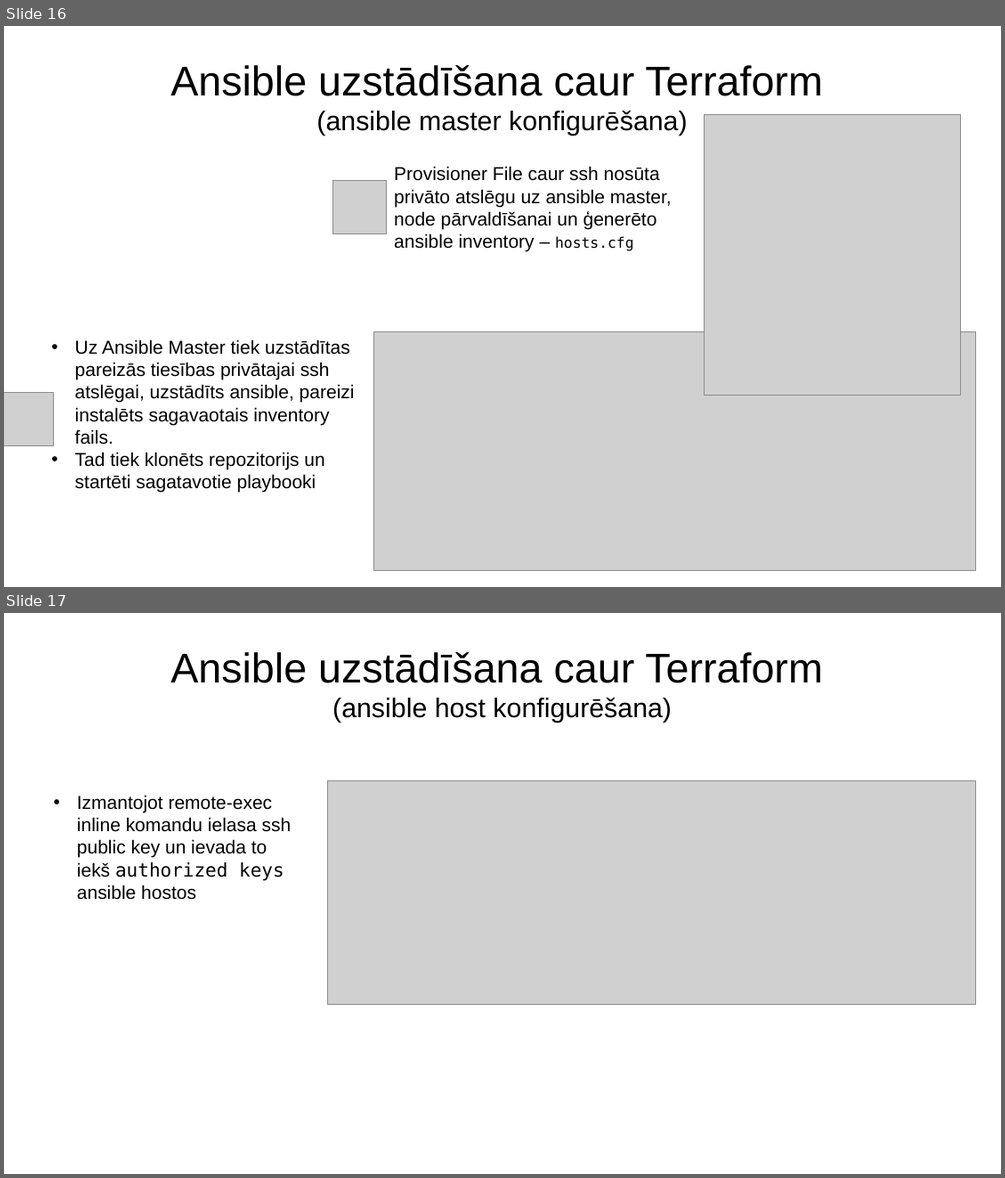
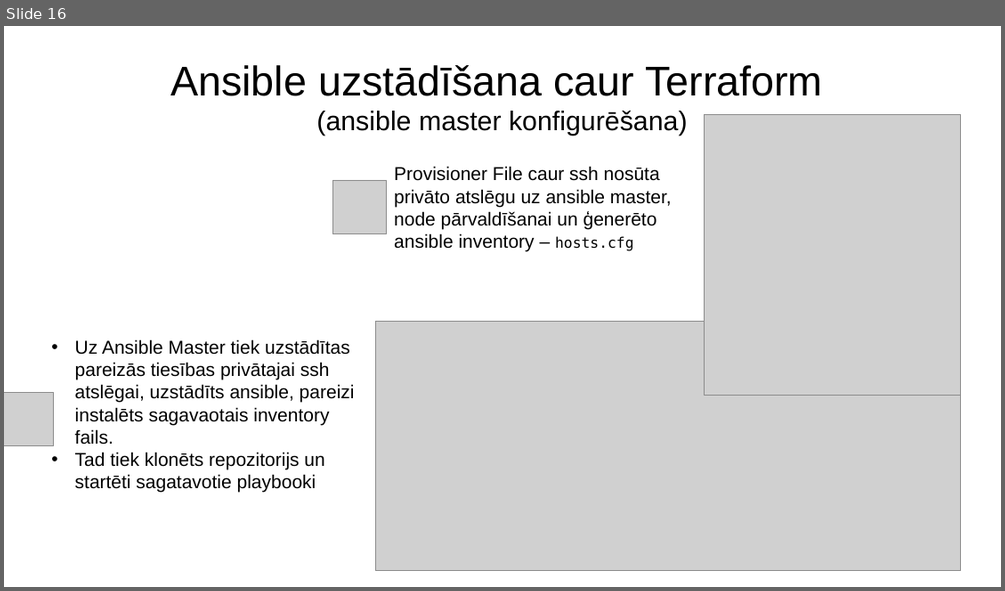
Before and after one commit to DitaGabalina/devops_db_group, a slide deck: docs/Slaidi.2022.07.04_v2.pptx. Shown one above the other, each under a label of ours: slides 16 and 17 before the commit, slide 16 after it. The pictures are 1005x1178 and 1005x591 pixels, drawn with LibreOffice and Linux fonts; fonts in the diff are those of the drawing; grey boxes stand for pictures. Boxes give left, top, right and bottom in pixels: in the first picture for what was removed or moved away, otherwise in the second. Text is boxed around its words. In the diff, an @@ line names an element or a change of style, - is before the commit and + after.

```diff
--- a/docs/Slaidi.2022.07.04_v2.pptx
+++ b/docs/Slaidi.2022.07.04_v2.pptx
@@ slide 17 removed at bbox=[4, 613, 1001, 1174], background #FFFFFF @@
@@ title removed at bbox=[170, 652, 822, 722] @@
-Ansible uzstādīšana caur Terraform
-(ansible host konfigurēšana)
@@ text removed at bbox=[77, 795, 291, 900] @@
-• Izmantojot remote-exec inline komandu ielasa ssh public key un ievada to iekš authorized keys ansible hostos
@@ picture removed at bbox=[328, 780, 975, 1004] @@
@@ slide 16 changed as well @@
@@ picture: place and size @@
-picture at bbox=[373, 332, 975, 572]
+picture at bbox=[376, 321, 961, 571]
```
Also in this commit, not shown: 15 other slides changed, 3 slides added, 1 other file.
